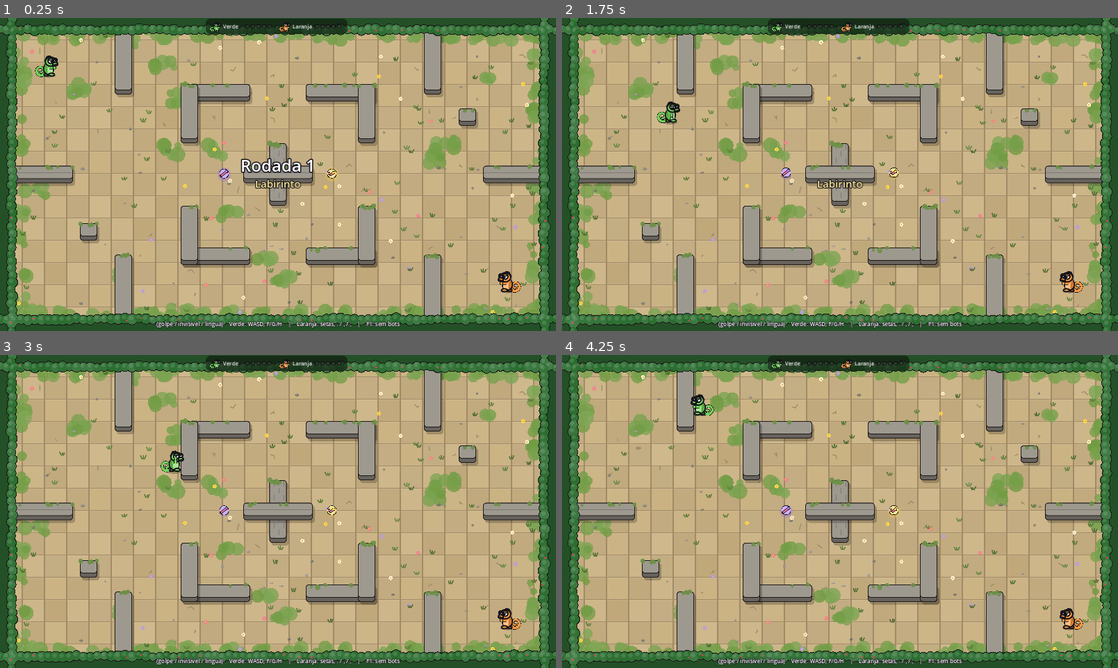
Above: before the commit, frames 1-4 (two rows, left to right).
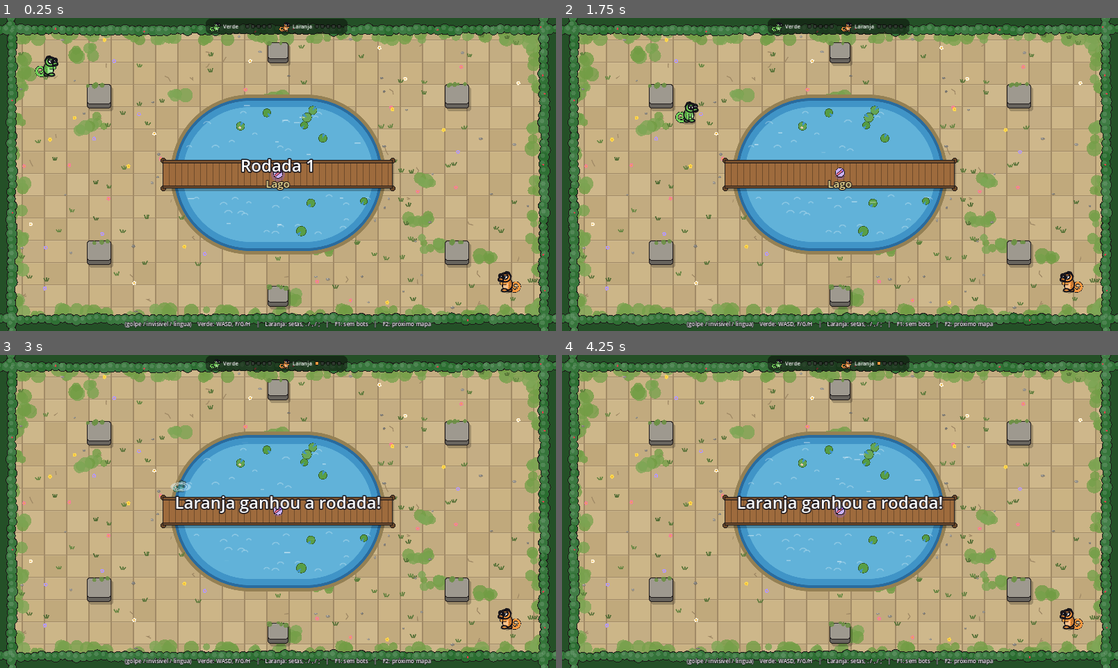
Above: after the commit, the same moments.

Repository: LucasLPiquet/BedLion
Game: Godot game, scene res://scenes/main.tscn
Two runs of this game, one before a commit and one after it. Both use one fixed random seed, a clock stepped at 60 frames per second and the inputs below.
Inputs (mouse positions are in pixels of both pictures, inside the frame that each line leads up to):
- Up to frame 1 (0.25 s): no input
- Up to frame 2 (1.75 s): tap Enter at 0.5 s; move the mouse to (962, 158) at 0.52 s; hold D 0.53-1.28 s; tap F at 0.6, 1.35 s; click (962, 158) at 0.67 s; move the mouse to (728, 190) at 1.27 s; hold S from 1.28 s (still down)
- Up to frame 3 (3 s): move the mouse to (333, 442) at 2.02 s; release S at 2.03 s; hold D 2.03-2.78 s; tap G at 2.1 s; tap F at 2.3 s; move the mouse to (250, 574) at 2.77 s; hold W from 2.78 s (still down); tap H at 2.85 s; click (250, 574) at 2.92 s
- Up to frame 4 (4.25 s): tap F at 3.05, 3.6 s; move the mouse to (1006, 558) at 3.52 s; release W at 3.53 s; hold A from 3.53 s (still down)

The runs differ from the first frame. In frame 1, 39% of the frame differs, in the area x 0-100%, y 0-100%; in frame 2, 39%; in frame 3, 39%; in frame 4, 39%.

Commit message:
Mapas saem de uma sacola embaralhada (todos aparecem) e F2 pula de mapa
Co-Authored-By: Claude Opus 5.5 <noreply@anthropic.com>
Claude-Session: https://claude.ai/code/session_01WVF9P4bXxGNaZ3hgiyHPrj

Diff:
--- a/scripts/main.gd
+++ b/scripts/main.gd
@@ -1,7 +1,8 @@
 extends Node2D
 ## Monta a arena, escolhe quem joga (teclados, controles e bots) e controla
 ## rodadas, placar e partida. Ganha a partida quem fizer PONTOS_PARA_VENCER.
-## A cada rodada o mapa muda (sorteado entre os de mapas.gd, sem repetir o anterior).
+## A cada rodada o mapa muda: os mapas de mapas.gd são embaralhados e saem um
+## por vez, então todos aparecem antes de algum repetir. F2 pula para o próximo mapa.
 
 const Camaleao := preload("res://scripts/camaleao.gd")
 const LinguaNoChao := preload("res://scripts/lingua_no_chao.gd")
@@ -54,6 +55,7 @@
 var placar: Array = []
 var _jogadores: Array = [] # cada um: {"nome", "cor", "controle", "bot"}
 var _indice_mapa := -1 # qual dos Mapas.MAPAS está em jogo
+var _proximos_mapas: Array = [] # índices que ainda vão sair nesta volta (embaralhados)
 var _mapa: Dictionary = {}
 var _arena: Node2D # desenho e paredes do mapa atual (trocado a cada rodada)
 var _modo_bot := 0
@@ -77,9 +79,14 @@
 
 func _unhandled_input(evento: InputEvent) -> void:
 	var tecla := evento as InputEventKey
-	if tecla and tecla.pressed and not tecla.echo and tecla.keycode == KEY_F1:
+	if not (tecla and tecla.pressed and not tecla.echo):
+		return
+	if tecla.keycode == KEY_F1:
 		_modo_bot = (_modo_bot + 1) % MODOS_BOT.size()
 		_nova_partida()
+	elif tecla.keycode == KEY_F2:
+		# Pula para o próximo mapa (começa uma rodada nova, sem ponto para ninguém).
+		_nova_rodada()
 
 
 func _ao_mudar_controles(_aparelho: int, _conectado: bool) -> void:
@@ -87,15 +94,18 @@
 	_nova_partida()
 
 
-## Sorteia o mapa da rodada: qualquer um, menos o que acabou de ser jogado.
+## Escolhe o mapa da rodada. Os mapas saem de uma "sacola" embaralhada: só
+## quando todos já foram jogados ela é enchida e embaralhada de novo. Assim todo
+## mapa aparece a cada volta e o mesmo nunca sai duas vezes seguidas.
 func _trocar_mapa() -> void:
-	var opcoes: Array = []
-	for i in Mapas.MAPAS.size():
-		if i != _indice_mapa:
-			opcoes.append(i)
-	if opcoes.is_empty(): # só existe um mapa
-		opcoes.append(0)
-	_indice_mapa = opcoes.pick_random()
+	if _proximos_mapas.is_empty():
+		for i in Mapas.MAPAS.size():
+			_proximos_mapas.append(i)
+		_proximos_mapas.shuffle()
+		# Não começar a volta nova com o mapa que acabou de ser jogado.
+		if _proximos_mapas.size() > 1 and _proximos_mapas[0] == _indice_mapa:
+			_proximos_mapas.push_back(_proximos_mapas.pop_front())
+	_indice_mapa = _proximos_mapas.pop_front()
 	_mapa = Mapas.MAPAS[_indice_mapa]
 	_montar_arena()
 
@@ -206,6 +216,7 @@
 			como = "bot " + jogador["bot"]
 		partes.append("%s: %s" % [jogador["nome"], como])
 	partes.append("F1: %s" % NOMES_MODO_BOT[_modo_bot])
+	partes.append("F2: próximo mapa")
 	_rotulo_ajuda.text = "(golpe / invisível / língua)    " + "    |    ".join(partes)
 
 
Not shown, changed: README.md
